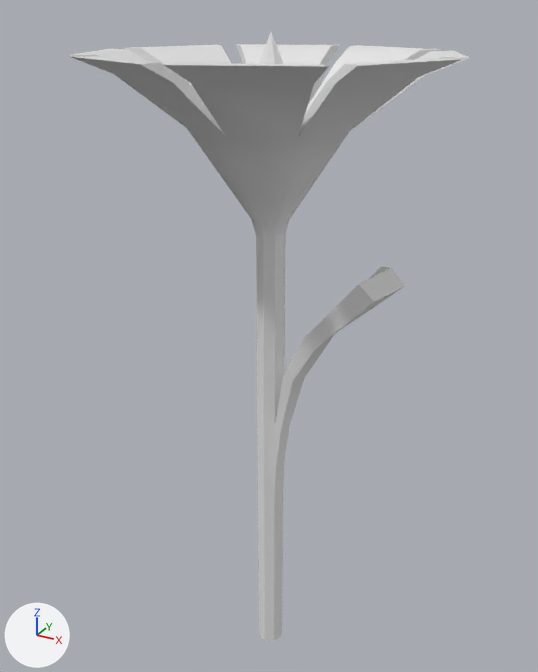
Before and after pictures for a commit that changed the FBX model Assets/Assets/Objects/flower1.fbx.
The view is the same before and after, from a 50 mm lens placed at (0.498, -0.91, 0.858), pointed at (-0.017, 0.025, 0.39). Lighting does not change. The marker at lower left points along +X, +Y and +Z. Where no turn or scale is listed for an object, it has been applied to the vertices.
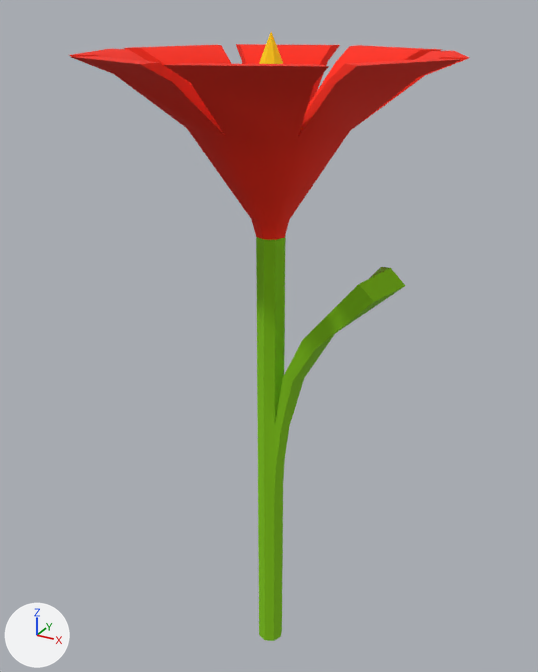
Pixel boxes (x1, y1, x2, y2) of what changed, in the pictures (538 x 672 px):
```json
{"part": 1, "of": "me_mesh", "change": "recoloured", "before": [256, 235, 405, 641], "after": [256, 235, 405, 641], "on screen": "white to green"}
{"part": 2, "of": "me_mesh", "change": "recoloured", "before": [69, 44, 469, 240], "after": [69, 44, 469, 240], "on screen": "white to red"}
{"part": 3, "of": "me_mesh", "change": "recoloured", "before": [259, 31, 283, 64], "after": [259, 31, 283, 64], "on screen": "white to yellow"}
```

The change, as JSON lines over the scene's bpy script:
```json
{"op": "add", "block": "mat_mat", "code": ["mat_mat = principled_material('Mat')", "mat_mat.base_color = (0.226, 0.589, 0.0)  # green #83ca00", "mat_mat.roughness = 0.9"]}
{"op": "add", "block": "mat_mat_1", "code": ["mat_mat_1 = principled_material('Mat_1')", "mat_mat_1.base_color = (1.0, 0.69, 0.0)  # yellow #ffd800", "mat_mat_1.roughness = 0.9"]}
{"op": "add", "block": "mat_mat_0", "code": ["mat_mat_0 = principled_material('Mat_0')", "mat_mat_0.base_color = (1.0, 0.0171, 0.0)  # red #ff2300", "mat_mat_0.roughness = 0.9"]}
{"block": "me_mesh", "where": "me_mesh.from_pydata(...)  # 183 vertices, 190 faces; spans x -0.256..0.256, y -0.256..0.256, z -0.819..0.203"}
{"block": "me_mesh", "where": "# used by ob_cone; location = (0.0, 0.0, 0.629)"}
{"block": "me_mesh", "change": "me_mesh part 1: all 70 faces that had it switch from mat_physical (white #e7e7e7) to mat_mat (green #83ca00)"}
{"block": "me_mesh", "change": "me_mesh part 2: all 112 faces that had it switch from mat_physical_0 (white #e7e7e7) to mat_mat_0 (red #ff2300)"}
{"block": "me_mesh", "change": "me_mesh part 3: all 8 faces that had it switch from mat_physical_1 (white #e7e7e7) to mat_mat_1 (yellow #ffd800)"}
```
